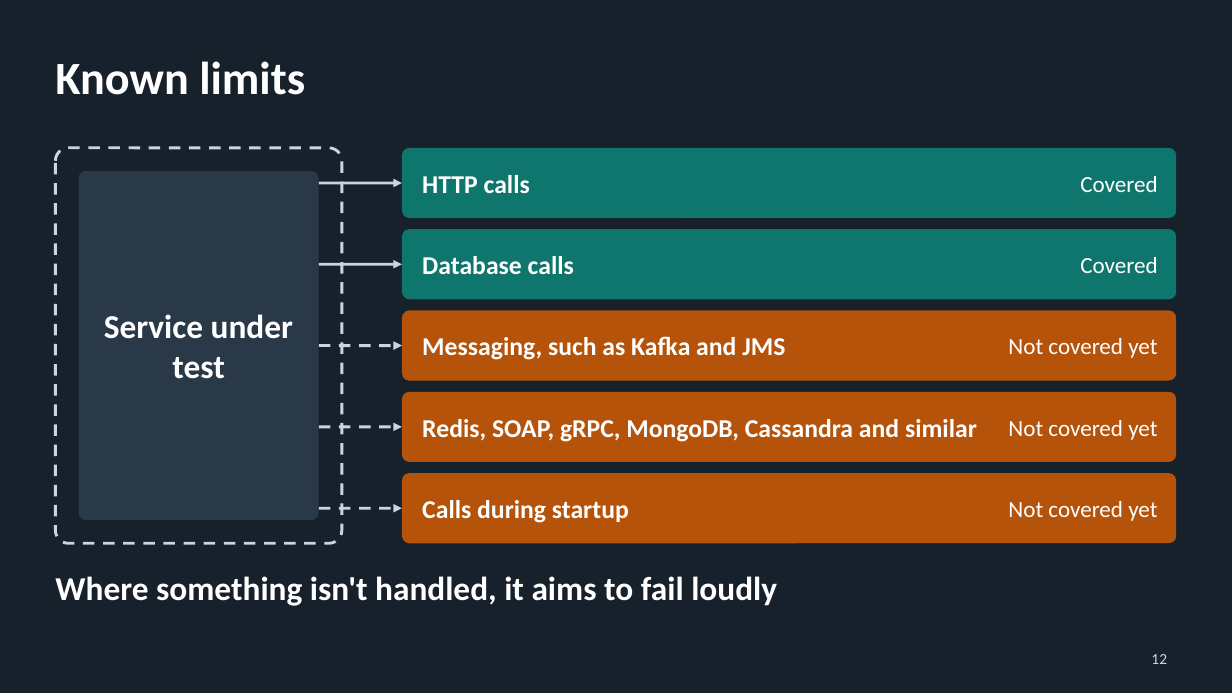
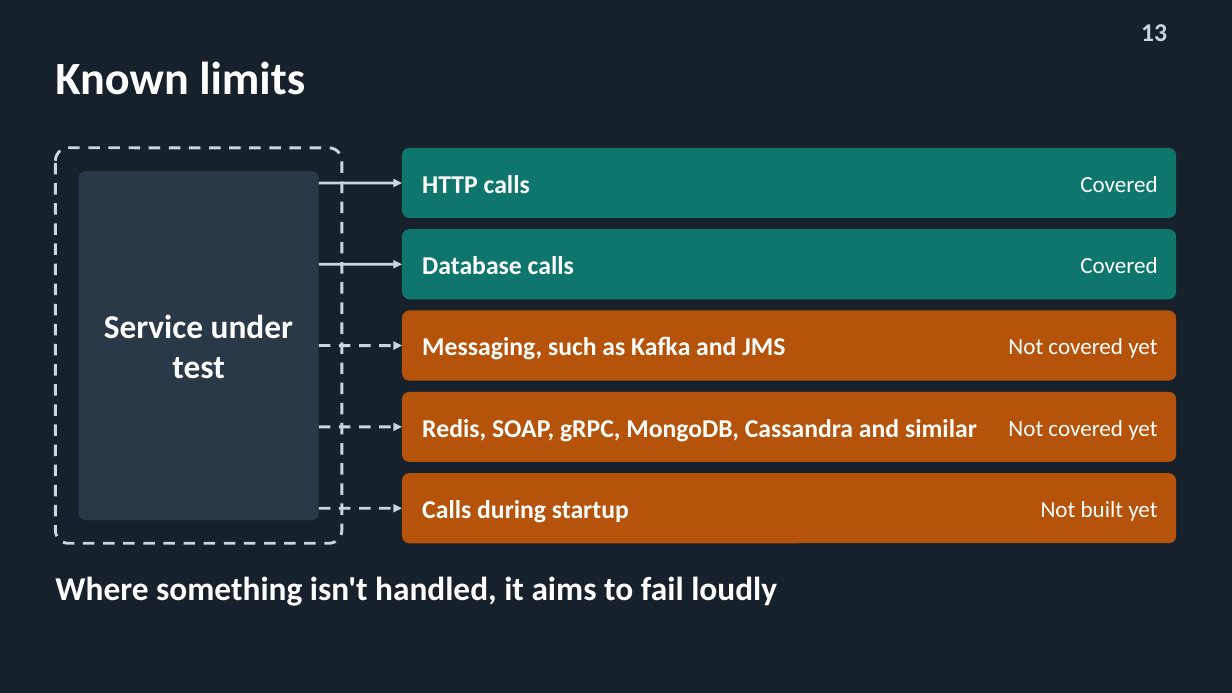
Before and after one commit to mgavr/regtests-prototype, a slide deck: slide 13 of docs/presentation/regtests-prototype.pptx (slide 12 before the commit). Drawn at 1232x693 pixels with LibreOffice and Linux fonts; fonts in the diff are those of the drawing. Boxes give left, top, right and bottom in pixels: in the first picture for what was removed or moved away, otherwise in the second. Text is boxed around its words. In the diff, an @@ line names an element or a change of style, - is before the commit and + after.

```diff
--- a/docs/presentation/regtests-prototype.pptx
+++ b/docs/presentation/regtests-prototype.pptx
@@ page number added at bbox=[1141, 24, 1167, 41], 20 pt, text #CBD5DF, bold @@
+13
@@ text at bbox=[1041, 501, 1157, 521]: text changed @@
-Not covered yet
+Not built yet
@@ page number removed at bbox=[1151, 654, 1167, 664] @@
-12
```
Also in this commit, not shown: 10 other slides changed, 1 slide added, 2 other files.
